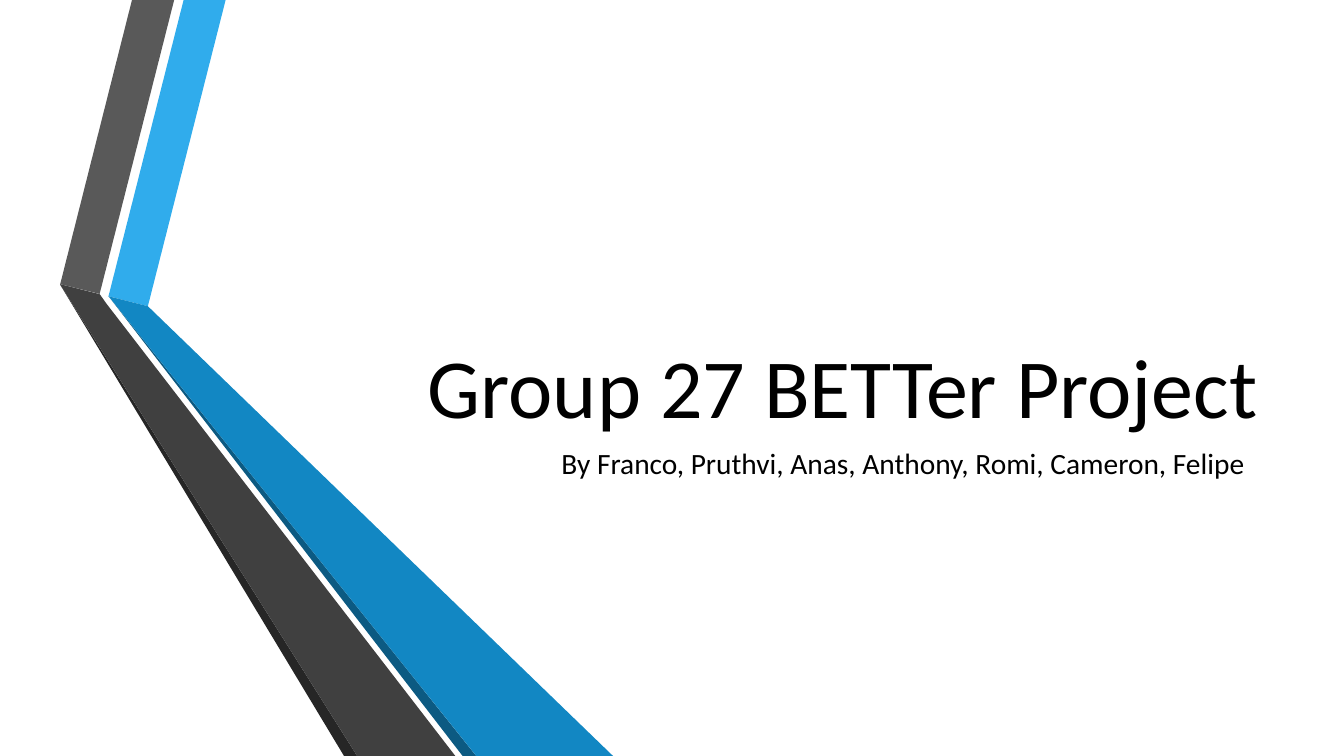
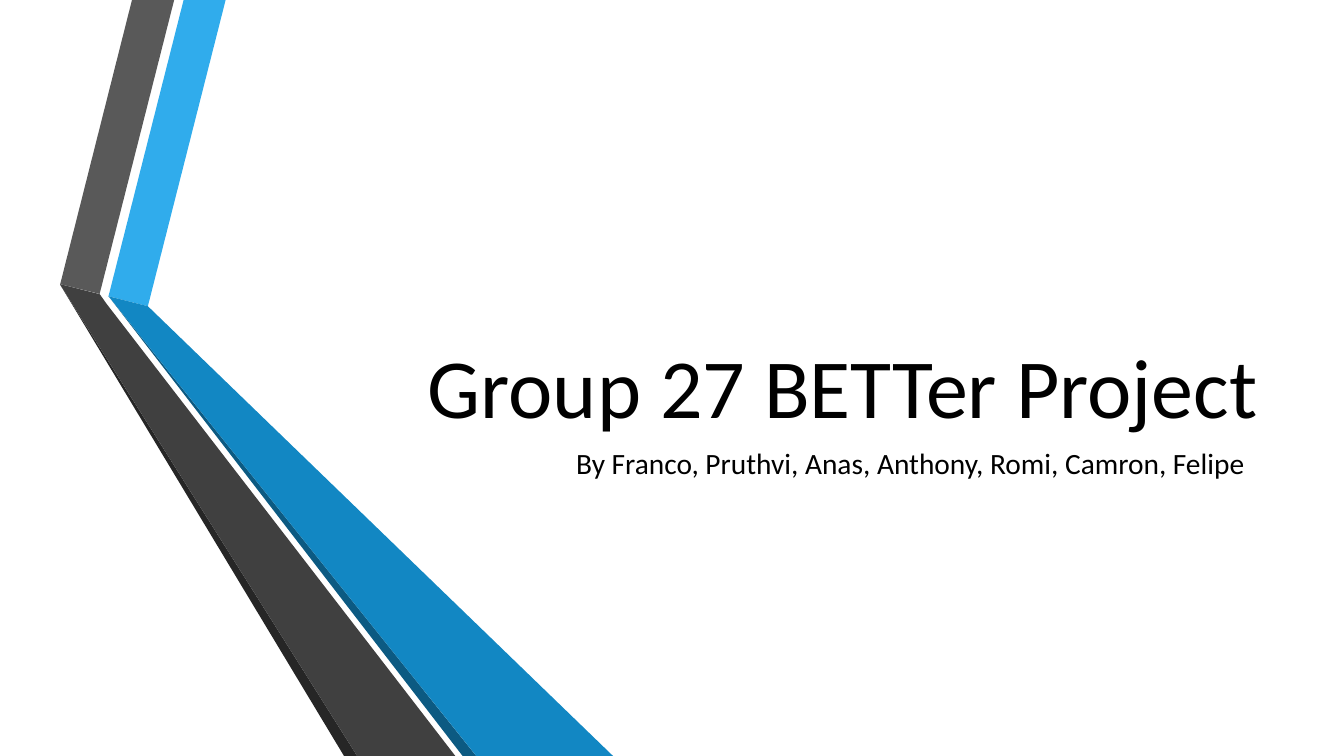
Before and after one commit to FrancoEvett/BETTer-App-Group27, a slide deck: slide 1 of Documentation/Group 27 BETTer Project.pptx. Drawn at 1344x756 pixels with LibreOffice and Linux fonts; fonts in the diff are those of the drawing; background and template pictures are left out. Boxes give left, top, right and bottom in pixels: in the first picture for what was removed or moved away, otherwise in the second. Text is boxed around its words. In the diff, an @@ line names an element or a change of style, - is before the commit and + after.

```diff
--- a/Documentation/Group 27 BETTer Project.pptx
+++ b/Documentation/Group 27 BETTer Project.pptx
@@ subtitle at (576, 453, 1244, 479): text changed @@
-By Franco, Pruthvi, Anas, Anthony, Romi, Cameron, Felipe
+By Franco, Pruthvi, Anas, Anthony, Romi, Camron, Felipe
```
Also in this commit, not shown: 1 slide added.
